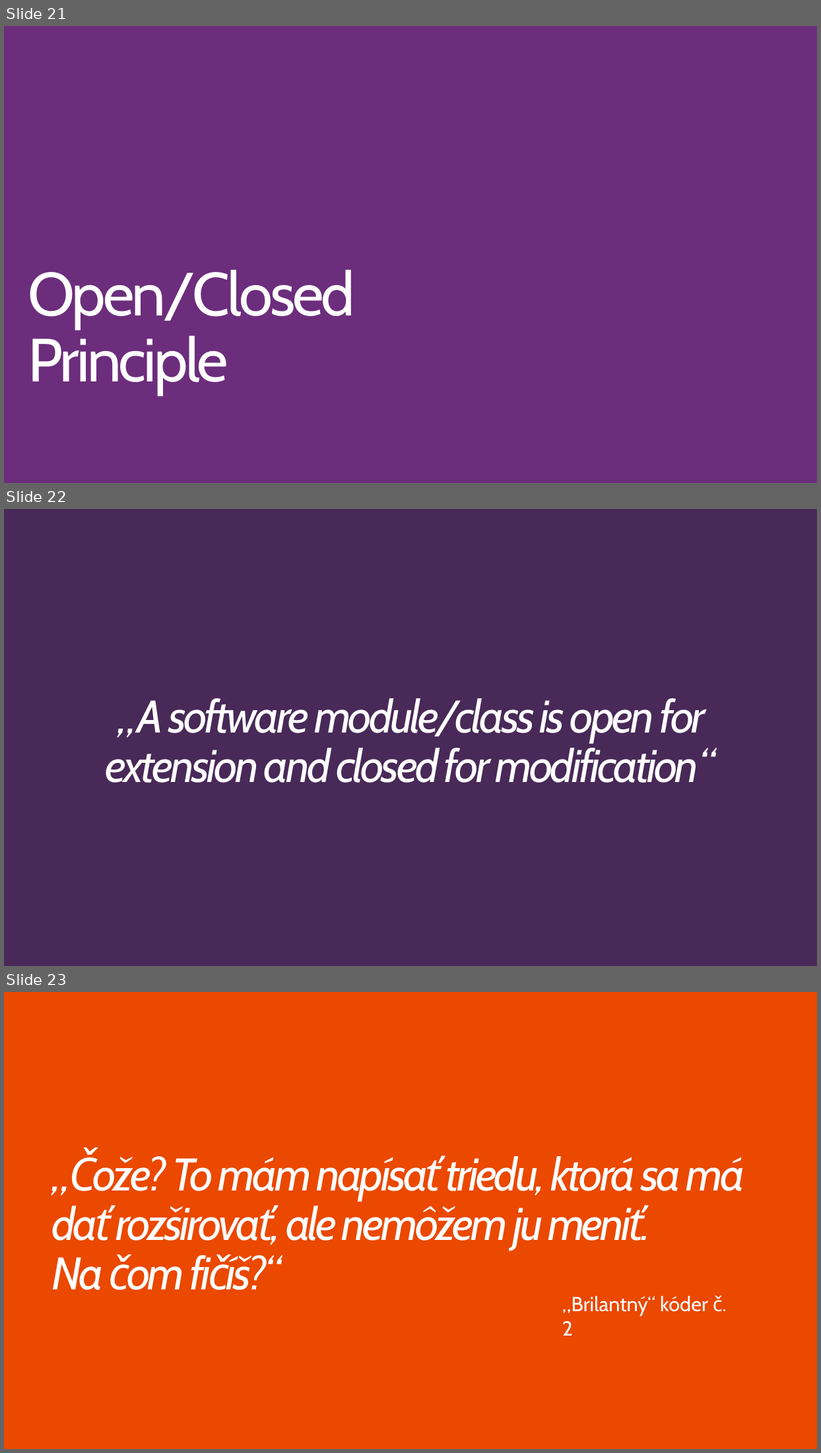
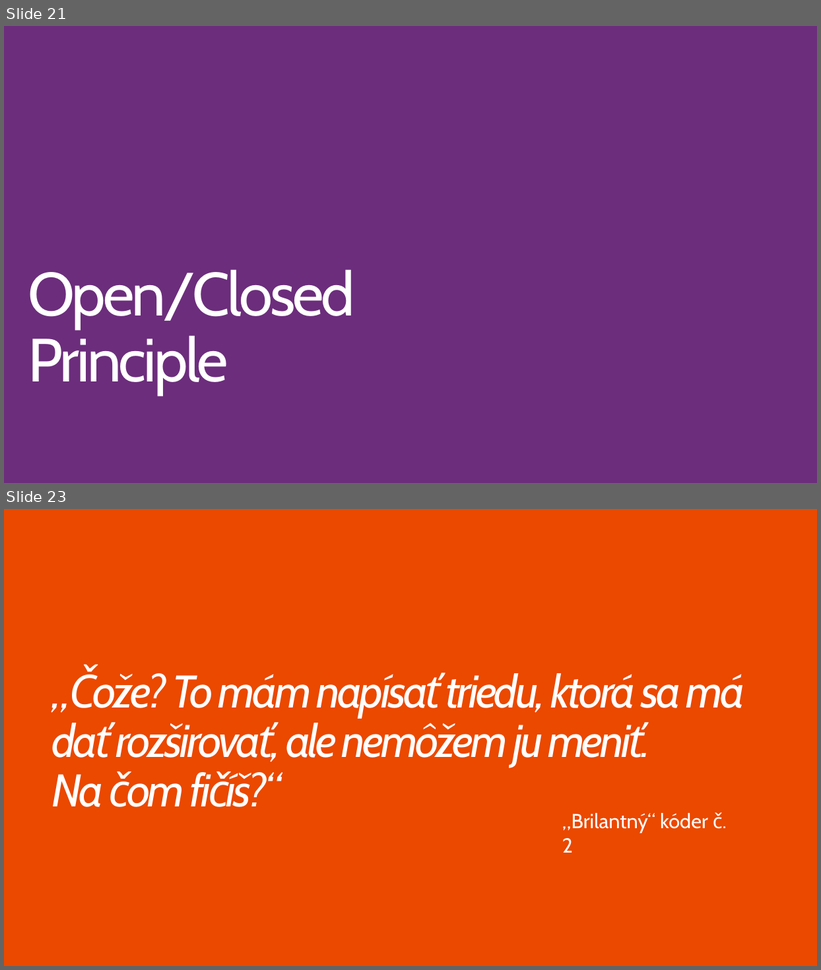
Before and after one commit to Burgyn/SOLID-Principles, a slide deck: SOLIDPrinciples.pptx. Shown one above the other, each under a label of ours: slides 21, 22 and 23 before the commit, slides 21 and 23 after it; the slides between them are not shown. The pictures are 821x1453 and 821x970 pixels, drawn with LibreOffice and Linux fonts; fonts in the diff are those of the drawing. Boxes give left, top, right and bottom in pixels: in the first picture for what was removed or moved away, otherwise in the second. Text is boxed around its words. In the diff, an @@ line names an element or a change of style, - is before the commit and + after.

```diff
--- a/SOLIDPrinciples.pptx
+++ b/SOLIDPrinciples.pptx
@@ slide 22 removed at <box>4,509,817,966</box>, background #482958 @@
@@ title removed at <box>105,698,716,783</box> @@
-„A software module/class is open for extension and closed for modification“
```
Also in this commit, not shown: 4 slides changed, 14 slides added, 1 other slide removed, 1 other file.
